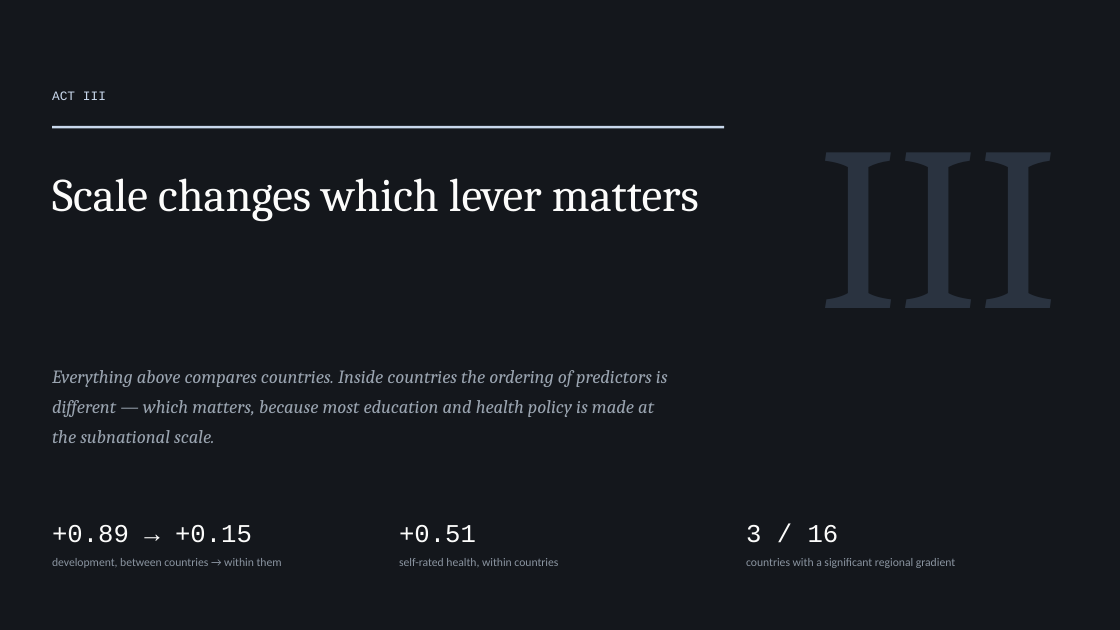
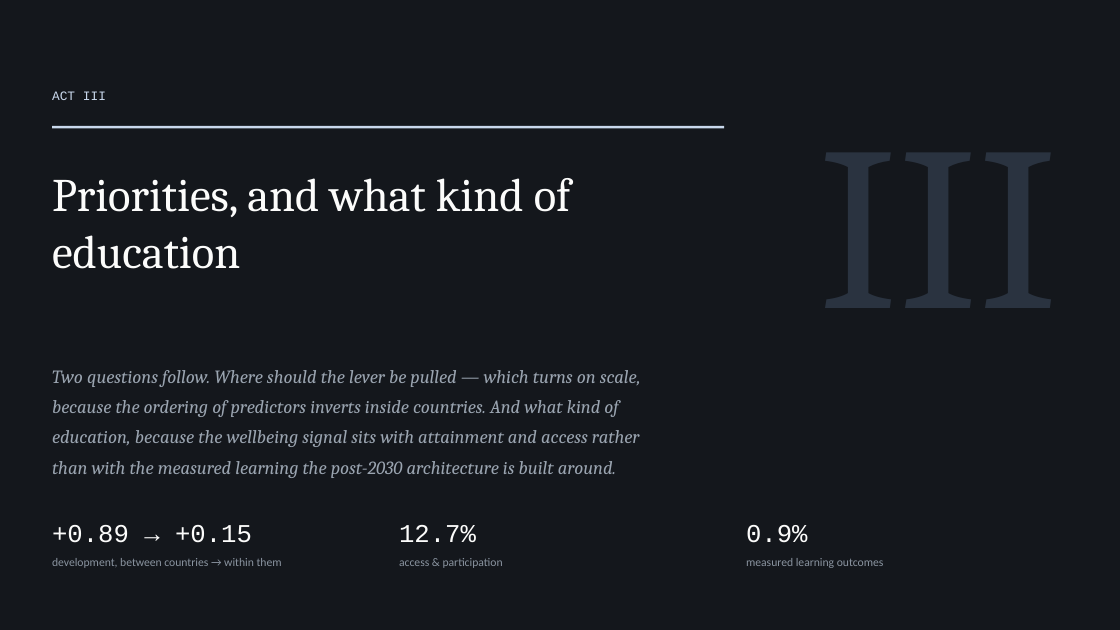
Before and after one commit to cwejnert/HDI-Happiness, a slide deck: slide 18 of deck/The_Education_Exception.pptx. Drawn at 1120x630 pixels with LibreOffice and Linux fonts; fonts in the diff are those of the drawing. Boxes give left, top, right and bottom in pixels: in the first picture for what was removed or moved away, otherwise in the second. Text is boxed around its words. In the diff, an @@ line names an element or a change of style, - is before the commit and + after.

```diff
--- a/deck/The_Education_Exception.pptx
+++ b/deck/The_Education_Exception.pptx
@@ text at (52,178,571,269): text changed @@
-Scale changes which lever matters
+Priorities, and what kind of education
@@ text at (52,370,641,478): text changed @@
-Everything above compares countries. Inside countries the ordering of predictors is different — which matters, because most education and health policy is made at the subnational scale.
+Two questions follow. Where should the lever be pulled — which turns on scale, because the ordering of predictors inverts inside countries. And what kind of education, because the wellbeing signal sits with attainment and access rather than with the measured learning the post-2030 architecture is built around.
@@ text at (399,525,503,568): text changed @@
-+0.51
-self-rated health, within countries
+12.7%
+access & participation
@@ text at (746,525,884,568): text changed @@
-3 / 16
-countries with a significant regional gradient
+0.9%
+measured learning outcomes
```
Also in this commit, not shown: 13 other slides changed, 3 slides removed, 4 other files.
